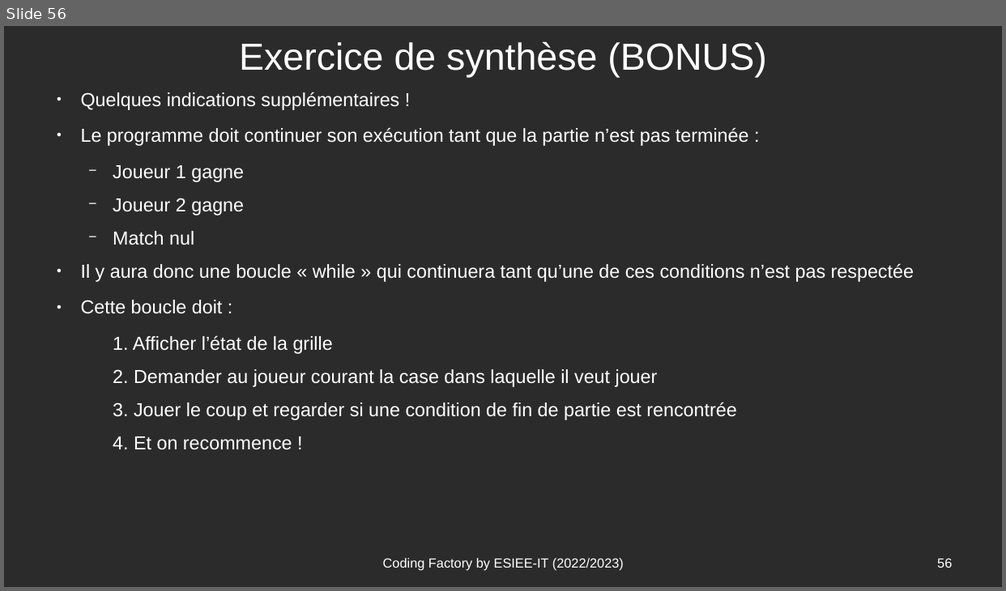
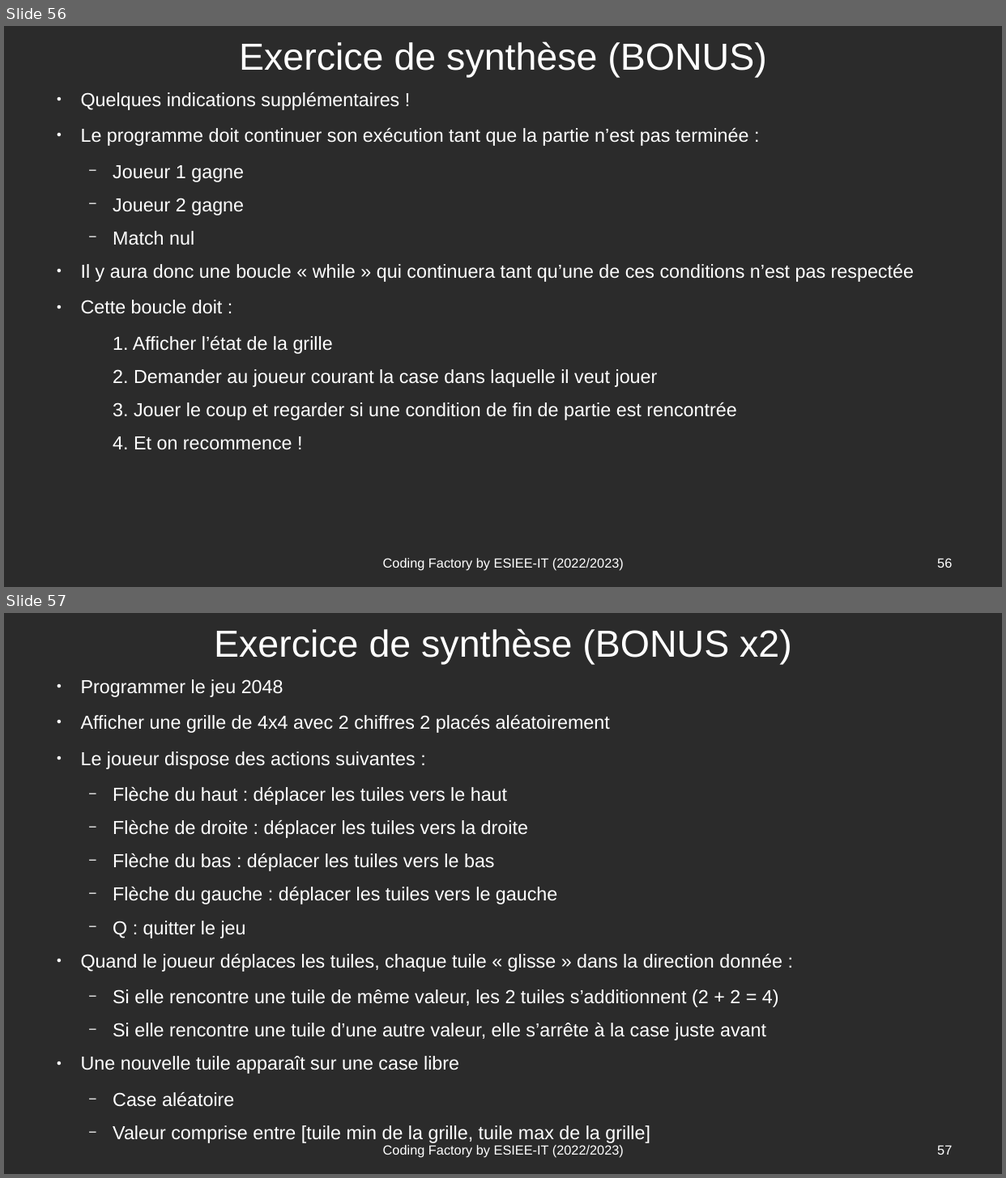
Before and after one commit to Romuald78/codingdojo_studentplugin, a slide deck: resources/doc/piscine_codingfactory-cours.odp. Shown one above the other, each under a label of ours: slide 56 before the commit, slides 56 and 57 after it. The pictures are 1006x591 and 1006x1178 pixels, drawn with LibreOffice and Linux fonts; fonts in the diff are those of the drawing; background and template pictures are left out; a plain dark background stands for a picture behind light text. Boxes give left, top, right and bottom in pixels: in the first picture for what was removed or moved away, otherwise in the second. Text is boxed around its words. In the diff, an @@ line names an element or a change of style, - is before the commit and + after.

Commit message:
Add 2048 game exercice

```diff
--- a/resources/doc/piscine_codingfactory-cours.odp
+++ b/resources/doc/piscine_codingfactory-cours.odp
@@ slide 57 added at (4,613,1002,1174), background picture (left out) @@
@@ title added at (214,628,792,664), 40 pt, text #FFFFFF @@
+Exercice de synthèse (BONUS x2)
@@ text added at (81,679,782,1144), 20 pt, text #FFFFFF @@
+● Programmer le jeu 2048
+● Afficher une grille de 4x4 avec 2 chiffres 2 placés aléatoirement
+● Le joueur dispose des actions suivantes :
+  − Flèche du haut : déplacer les tuiles vers le haut
+  − Flèche de droite : déplacer les tuiles vers la droite
+  − Flèche du bas : déplacer les tuiles vers le bas
+  − Flèche du gauche : déplacer les tuiles vers le gauche
+  − Q : quitter le jeu
+● Quand le joueur déplaces les tuiles, chaque tuile « glisse » dans la direction donnée :
+  − Si elle rencontre une tuile de même valeur, les 2 tuiles s’additionnent (2 + 2 = 4)
+  − Si elle rencontre une tuile d’une autre valeur, elle s’arrête à la case juste avant
+● Une nouvelle tuile apparaît sur une case libre
+  − Case aléatoire
+  − Valeur comprise entre [tuile min de la grille, tuile max de la grille]
@@ text added at (383,1145,624,1158), 14 pt, text #FFFFFF @@
+Coding Factory by ESIEE-IT (2022/2023)
@@ page number added at (937,1145,952,1155), 14 pt, text #FFFFFF @@
+57
```
Also in this commit, not shown: 1 other slide added, 1 other file.
